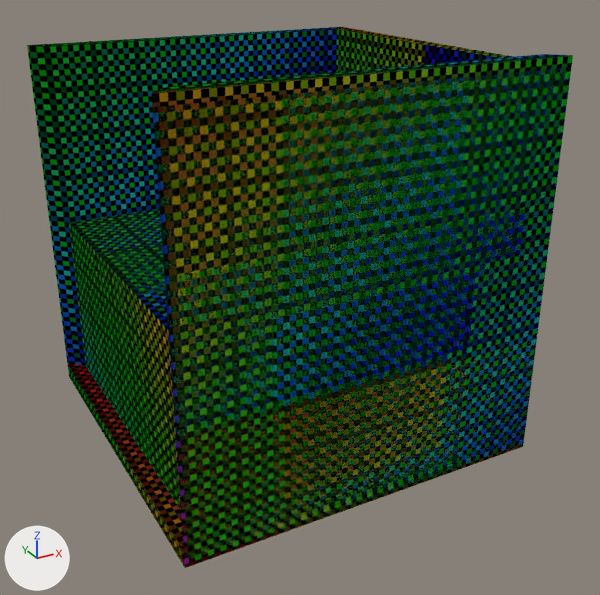
A saved change to the Blender file resources/models/3D-Gridmap.blend.
Both versions are drawn from a 50 mm lens placed at (-1.96, -3.82, 2.56), pointed at (0.05, -0.16, 0.73). Arrows for +X, +Y and +Z are at lower left; the lights stay in place. The same objects are shown in both versions, whatever each file hides.

In view in the first picture: 'Tilemap-00', 'Tilemap-01', 'Tilemap-02', 'Tilemap-03', 'Tilemap-04', 'Tilemap-05', 'Tilemap-06'.
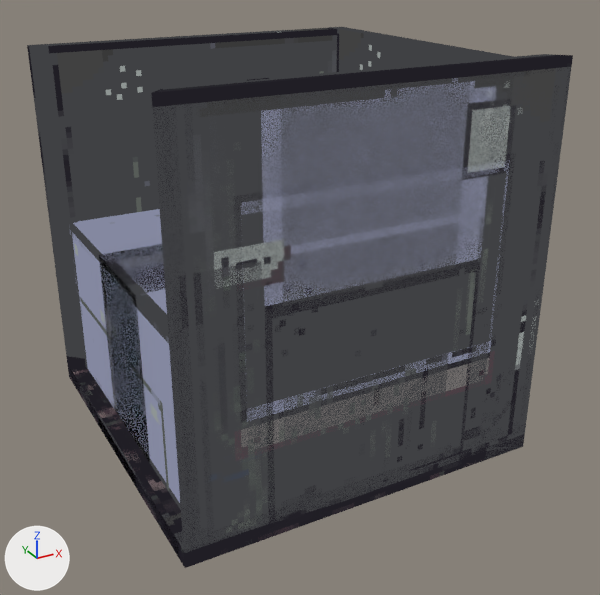
Pixel boxes (x1, y1, x2, y2) of what changed, in the pictures (600 x 595 px):
'Tilemap-02', recoloured, surface changed: (27, 27, 571, 549) in both
'Tilemap-01', recoloured, surface changed (green to grey): (67, 27, 571, 567) in both
'Tilemap-03', recoloured (green to grey): (152, 67, 571, 568) in both
'Tilemap-04', recoloured, surface changed (green to black): (152, 67, 571, 568) in both
'Tilemap-00', recoloured: (67, 54, 573, 567) in both
'Tilemap-05', recoloured, surface changed (green to blue): (69, 209, 181, 510) in both
'Tilemap-06', recoloured: (68, 244, 525, 566) in both
part 1 of me_cube_005, surface changed (green to black): before (337, 27, 513, 72); after (67, 27, 571, 567)
part 2 of me_cube_006, surface changed: (29, 27, 340, 223) in both
part 3 of me_cube_009, surface changed: before (184, 432, 525, 567); after (184, 432, 525, 568)

The change, as a list of edits to the scene's bpy script:
```text
Add mat_03_mat:
    mat_03_mat = bpy.data.materials.new('03-Mat')
    mat_03_mat.use_nodes = True; mat_03_mat.node_tree.nodes.clear()
    _N = mat_03_mat.node_tree.nodes; _L = mat_03_mat.node_tree.links
    n0 = _N.new('ShaderNodeOutputMaterial'); n0.name = 'Material Output'
    n1 = _N.new('ShaderNodeTexImage'); n1.name = 'Image Texture'
    n1.image = img_03_albedo_png
    n1.interpolation = 'Closest'
    _L.new(n1.outputs[0], n0.inputs[0])  # 'Color' to 'Surface'
Add mat_05_mat:
    mat_05_mat = bpy.data.materials.new('05-Mat')
    mat_05_mat.use_nodes = True; mat_05_mat.node_tree.nodes.clear()
    _N = mat_05_mat.node_tree.nodes; _L = mat_05_mat.node_tree.links
    n0 = _N.new('ShaderNodeOutputMaterial'); n0.name = 'Material Output'
    n1 = _N.new('ShaderNodeTexImage'); n1.name = 'Image Texture'
    n1.image = img_05_albedo_png
    n1.interpolation = 'Closest'
    _L.new(n1.outputs[0], n0.inputs[0])  # 'Color' to 'Surface'
Add mat_04_mat:
    mat_04_mat = bpy.data.materials.new('04-Mat')
    mat_04_mat.use_nodes = True; mat_04_mat.node_tree.nodes.clear()
    _N = mat_04_mat.node_tree.nodes; _L = mat_04_mat.node_tree.links
    n0 = _N.new('ShaderNodeOutputMaterial'); n0.name = 'Material Output'
    n1 = _N.new('ShaderNodeTexImage'); n1.name = 'Image Texture'
    n1.image = img_04_albedo_png
    n1.interpolation = 'Closest'
    _L.new(n1.outputs[0], n0.inputs[0])  # 'Color' to 'Surface'
Add mat_02_mat:
    mat_02_mat = bpy.data.materials.new('02-Mat')
    mat_02_mat.use_nodes = True; mat_02_mat.node_tree.nodes.clear()
    _N = mat_02_mat.node_tree.nodes; _L = mat_02_mat.node_tree.links
    n0 = _N.new('ShaderNodeOutputMaterial'); n0.name = 'Material Output'
    n1 = _N.new('ShaderNodeTexImage'); n1.name = 'Image Texture'
    n1.image = img_00_albedo_png
    n1.interpolation = 'Closest'
    _L.new(n1.outputs[0], n0.inputs[0])  # 'Color' to 'Surface'
Add mat_01_mat:
    mat_01_mat = bpy.data.materials.new('01-Mat')
    mat_01_mat.use_nodes = True; mat_01_mat.node_tree.nodes.clear()
    _N = mat_01_mat.node_tree.nodes; _L = mat_01_mat.node_tree.links
    n0 = _N.new('ShaderNodeOutputMaterial'); n0.name = 'Material Output'
    n1 = _N.new('ShaderNodeTexImage'); n1.name = 'Image Texture'
    n1.image = img_00_albedo_png
    n1.interpolation = 'Closest'
    _L.new(n1.outputs[0], n0.inputs[0])  # 'Color' to 'Surface'
Add mat_00_mat:
    mat_00_mat = bpy.data.materials.new('00-Mat')
    mat_00_mat.use_nodes = True; mat_00_mat.node_tree.nodes.clear()
    _N = mat_00_mat.node_tree.nodes; _L = mat_00_mat.node_tree.links
    n0 = _N.new('ShaderNodeOutputMaterial'); n0.name = 'Material Output'
    n1 = _N.new('ShaderNodeTexImage'); n1.name = 'Image Texture'
    n1.image = img_00_albedo_png
    n1.interpolation = 'Closest'
    _L.new(n1.outputs[0], n0.inputs[0])  # 'Color' to 'Surface'
Change me_cube_005:
    where me_cube_005.from_pydata(...)  # 18 vertices, 16 faces; spans x -1.0..1.0, y -1.0..1.0, z -0.05..2.0
    remove me_cube_005.materials.append(mat_tilemap_base_m)
    me_cube_005 part 1: texture (UV) coordinates of 14 of 16 faces, centred in x -1.0..1.0, y -1.0..1.0, z 0.0..2.0, changed; they spanned u -0.23..1.23, v -0.17..0.91 and now span u -0.01..1.01, v 0.0..1.0
    add me_cube_005.materials.append(mat_01_mat)
Change me_cube_006:
    where me_cube_006.from_pydata(...)  # 20 vertices, 18 faces; spans x -1.0..1.0, y -1.0..1.0, z -0.05..2.0
    remove me_cube_006.materials.append(mat_tilemap_base_m)
    me_cube_006 part 2: texture (UV) coordinates of 9 of 18 faces, centred in x -0.95..1.0, y -0.95..1.0, z 0.0..2.0, changed; they spanned u -0.02..0.99, v -0.02..1.02 and now span u 0.0..0.53, v 0.02..1.03
    add me_cube_006.materials.append(mat_02_mat)
Change me_cube_007:
    where me_cube_007.from_pydata(...)  # 48 vertices, 48 faces; spans x -1.0..1.0, y -1.0..1.0, z -0.05..2.0
    remove me_cube_007.materials.append(mat_tilemap_base_m)
    add me_cube_007.materials.append(mat_03_mat)
Change me_cube_009:
    where me_cube_009.from_pydata(...)  # 48 vertices, 48 faces; spans x -1.0..1.0, y -1.0..1.0, z -0.05..2.0
    remove me_cube_009.materials.append(mat_tilemap_base_m)
    me_cube_009 part 3: texture (UV) coordinates of 23 of 48 faces, centred in x -1.0..1.0, y -1.0..1.0, z 0.0..2.0, changed; they spanned u 0.0..1.0, v 0.0..1.0 and now span u 0.0..1.05, v 0.25..1.0
    add me_cube_009.materials.append(mat_04_mat)
Change me_cube_010:
    where me_cube_010.from_pydata(...)  # 16 vertices, 14 faces; spans x -1.0..1.0, y -1.0..1.0, z -0.05..1.0
    remove me_cube_010.materials.append(mat_tilemap_base_m)
    me_cube_010 part 4: texture (UV) coordinates of 9 of 14 faces, centred in x -1.0..1.0, y -1.0..1.0, z 0.0..1.0, changed; they spanned u 0.5..1.0, v 0.0..0.98 and now span u 0.0..0.99, v 0.04..0.99
    add me_cube_010.materials.append(mat_05_mat)
Change me_cube_011:
    where me_cube_011.from_pydata(...)  # 28 vertices, 26 faces; spans x -1.0..1.0, y -1.0..1.0, z -0.05..1.0
    remove me_cube_011.materials.append(mat_tilemap_base_m)
    add me_cube_011.materials.append(mat_03_mat)
Change me_cube_033:
    where me_cube_033.from_pydata(...)  # 16 vertices, 14 faces; spans x -1.0..1.0, y -1.0..1.0, z -0.05..2.05
    remove me_cube_033.materials.append(mat_tilemap_base_m)
    add me_cube_033.materials.append(mat_00_mat)
```
